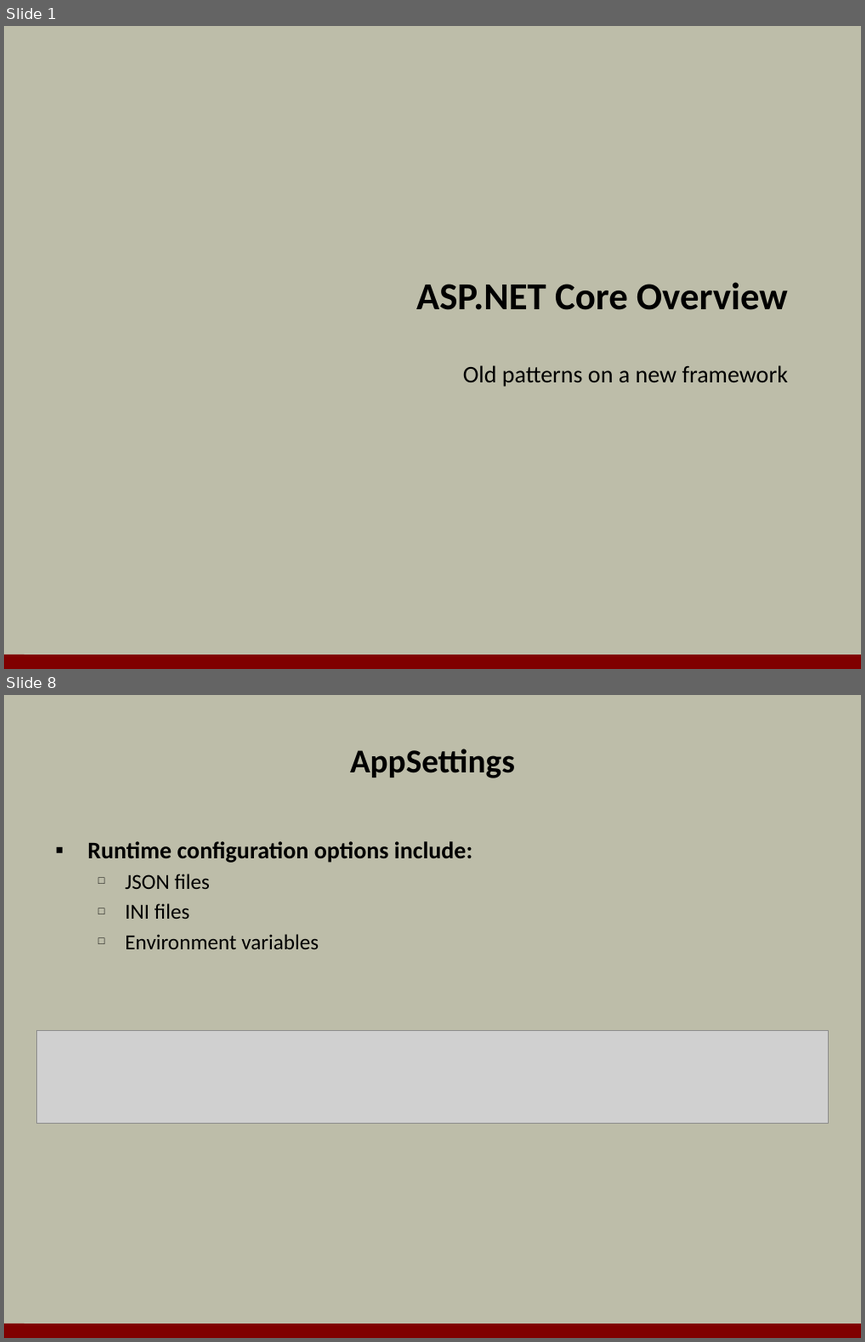
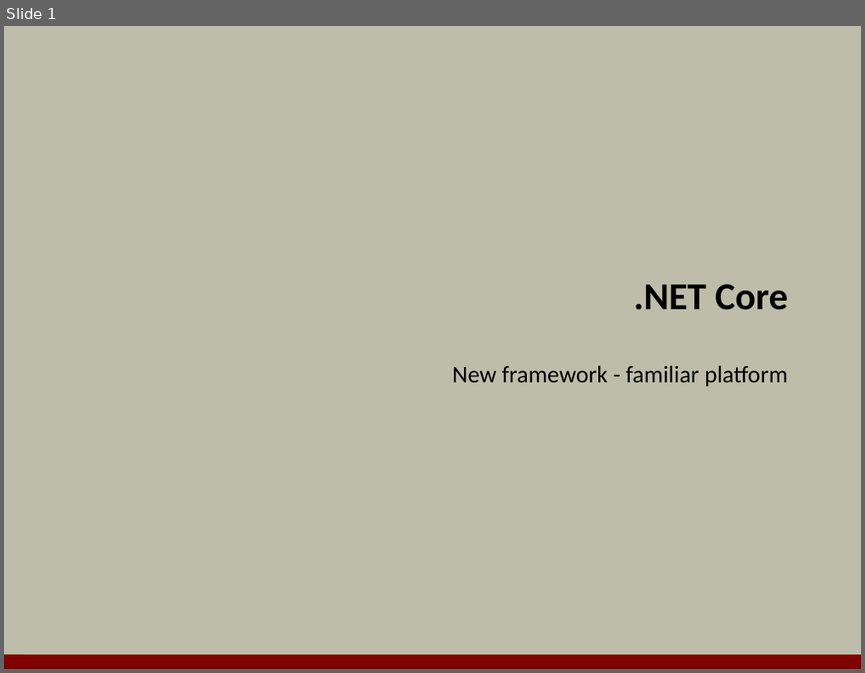
Before and after one commit to OdeToCode/classes, a slide deck: aspnet5/slides/01_Overview.pptx. Shown one above the other, each under a label of ours: slides 1 and 8 before the commit, slide 1 after it; the slides between them are not shown. The pictures are 865x1342 and 865x673 pixels, drawn with LibreOffice and Linux fonts; fonts in the diff are those of the drawing; grey boxes stand for pictures; background and template pictures are left out. Boxes give left, top, right and bottom in pixels: in the first picture for what was removed or moved away, otherwise in the second. Text is boxed around its words. In the diff, an @@ line names an element or a change of style, - is before the commit and + after.

```diff
--- a/aspnet5/slides/01_Overview.pptx
+++ b/aspnet5/slides/01_Overview.pptx
@@ slide 8 removed at [4, 695, 861, 1338], background #BDBDA9; not listed: 1 template element that a slide beside it also shows @@
@@ title removed at [350, 749, 515, 778] @@
-AppSettings
@@ text removed at [87, 841, 472, 949] @@
-▪ Runtime configuration options include:
-  □ JSON files
-  □ INI files
-  □ Environment variables
@@ picture removed at [36, 1031, 828, 1123] @@
@@ slide 1 changed as well @@
@@ title at [634, 284, 788, 310]: text changed @@
-ASP.NET Core Overview
+.NET Core
@@ subtitle at [452, 365, 788, 386]: text changed @@
-Old patterns on a new framework
+New framework - familiar platform
```
Also in this commit, not shown: 12 slides added, 16 other slides removed, 6 other files.
